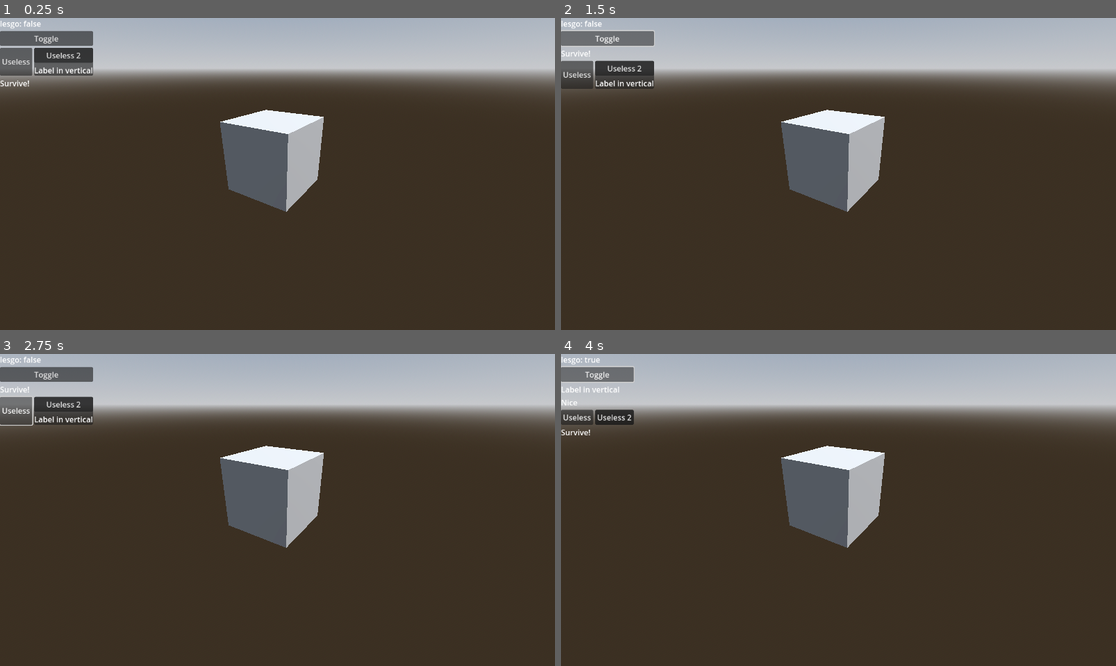
Above: before the commit, frames 1-4 (two rows, left to right).
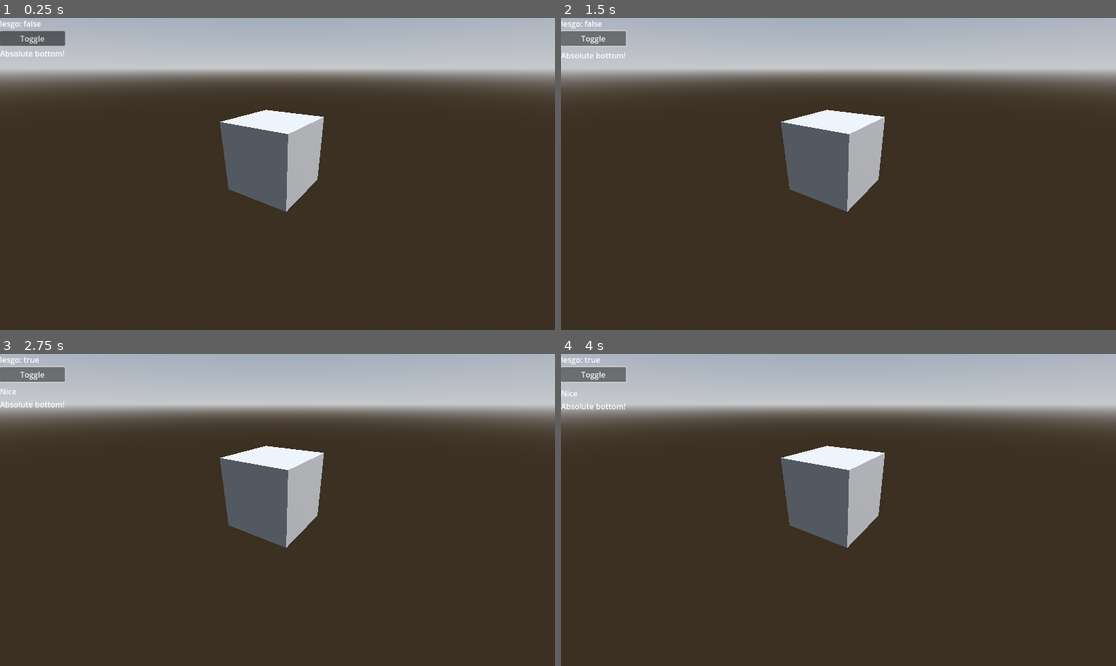
Above: after the commit, the same moments.

Repository: VojtaStruhar/godot-gdgui
Game: Godot game, scene res://test_world.tscn
Two runs of this game, one before a commit and one after it. Both use one fixed random seed, a clock stepped at 60 frames per second and the inputs below. The project has no main scene, so this scene is started directly.
Inputs:
- Up to frame 1 (0.25 s): no input
- Up to frame 2 (1.5 s): click "Toggle" at 0.5 s; click "Toggle" at 1.25 s
- Up to frame 3 (2.75 s): click "Useless" (after the commit: "Toggle") at 2 s
- Up to frame 4 (4 s): click "Useless 2" (after the commit: "Toggle") at 2.75 s; click "Toggle" at 3.5 s

The runs differ from the first frame. In frame 1, 1.8% of the frame differs, in the area x 0-17%, y 4-23%; in frame 2, 1.9%; in frame 3, 1.8%; in frame 4, 1.0%.

Commit message:
Added simple button and label test

Diff:
--- a/GDGui/gdgui.gd
+++ b/GDGui/gdgui.gd
@@ -19,6 +19,7 @@
 		_cleanup()
 
 	_call_count_stack = [0]
+	_layout_stack = []
 
 
 func _ready() -> void:
@@ -30,16 +31,15 @@
 	if current is Label:
 		current.text = text
 	else:
-		if current is Node:
-			print(_call_count_stack, " <-> Replacing ", current.name," (", current.get_class(), ") with a label")
-			current.queue_free()
+		if current != null:
+			print(_call_count_stack, "-> Replacing (", typeof(current), ") with a label")
+			_remove_current_element()
 		else:
 			print(_call_count_stack, " + Creating a label")
 
 		var l = Label.new()
 		l.text = text
 		_add_element(l)
-		_dom[_get_call_count()] = l
 
 	_increase_call_count()
 
@@ -51,17 +51,17 @@
 	if current is Button:
 		current.text = text
 	else:
-		if current is Node:
-			print(_call_count_stack, " <-> Replacing ", current.name, " (", current.get_class(), ") with a button")
-			current.queue_free()
-		else:
-			print(_call_count_stack, " + Creating a button")
+		if current != null:
+			print(_call_count_stack, "-> Replacing (", typeof(current), ") with a button")
+			_remove_current_element()
+		else:
+			print(_call_count_stack, " + Creating a button ")
+
 
 		var b = Button.new()
 		b.text = text
 		b.pressed.connect(func(): __button_presses[button_id] = true)
 		_add_element(b)
-		_dom[_get_call_count()] = b
 
 
 	_increase_call_count()
@@ -82,12 +82,20 @@
 		var h = HBoxContainer.new()
 		_add_element(h)
 		_layout_stack.push_back(h)
-		_dom[_get_call_count()] = h
-
-	_increase_call_count()
+
+	_increase_call_count()
+
+	var hopefully_dict = _get_current_element()
+	if not hopefully_dict is Dictionary:
+		_add_element({})
+
+	_call_count_stack.push_back(0)
 
 func end_horizontal() -> void:
 	var h = _layout_stack.pop_back()
+	_call_count_stack.pop_back()
+	_increase_call_count()
+
 	if not h is HBoxContainer:
 		printerr("[GDGui] Called end_horizontal, but the topmost layout wasn't a HBoxContainer: ", h)
 
@@ -106,7 +114,6 @@
 		var v = VBoxContainer.new()
 		_add_element(v)
 		_layout_stack.push_back(v)
-		_dom[_get_call_count()] = v
 
 	_increase_call_count()
 
@@ -131,7 +138,6 @@
 		var p = PanelContainer.new()
 		_add_element(p)
 		_layout_stack.push_back(p)
-		_dom[_get_call_count()] = p
 
 	_increase_call_count()
 
@@ -142,20 +148,35 @@
 		printerr("[GDGui] Called end_panel, but the topmost layout wasn't a PanelContainer: ", p)
 
 
-func _add_element(e: Control) -> void:
-	_get_parent_layout().add_child(e)
+func _add_element(e: Variant) -> void:
+	if e is Control:
+		_get_parent_layout().add_child(e)
+
+	var destination = _dom
+	for cc in _call_count_stack.slice(0, _call_count_stack.size() - 1):
+		destination = destination[cc]
+
+	destination[_call_count_stack[-1]] = e
 
 
 # Reads the element for this call_count from the dom
 func _get_current_element():
-	var element = _dom
-	for cc in _call_count_stack:
-		if cc not in element:
+	var subtree = _dom
+	for cc in _call_count_stack.slice(0, _call_count_stack.size() - 1):
+		if cc not in subtree:
 			return null
-		element = _dom[cc]
-	# Dont return freed object, etc
-	if not is_instance_valid(element):
+		if not subtree[cc] is Dictionary:
+			return null
+		subtree = subtree[cc]
+
+	var cc = _call_count_stack[-1]
+	if cc not in subtree:
 		return null
+
+	var element = subtree[cc]
+	if element is Control and not is_instance_valid(element):
+		return null
+
 	return element
 
 
@@ -178,17 +199,38 @@
 		var current = _get_current_element()
 
 		if current != null:
-			print(_call_count_stack, " Deleting ", current)
-			if current is Node:
-				current.queue_free()
-
-			var el = _dom
-			for cc in _call_count_stack.slice(0, _call_count_stack.size() - 1):
-				if cc in el:
-					el = el[cc]
-				else: print(cc, " as in ", _call_count_stack, " not found in ", el, ", (dom): ", _dom)
-			el[_call_count_stack[-1]] = null
-
+			print(_call_count_stack, " Cleanup: Deleting ", current)
+			_remove_current_element()
 			_increase_call_count()
 		else:
 			_call_count_stack.pop_back()
+
+
+func _remove_current_element() -> void:
+	var subtree = _dom
+	for cc in _call_count_stack.slice(0, _call_count_stack.size() - 1):
+		if cc not in subtree:
+			printerr("removing ", _call_count_stack, " failed. ", _dom)
+			return
+		if not subtree[cc] is Dictionary:
+			printerr("removing ", _call_count_stack, " failed. ", _dom)
+			return
+
+		subtree = subtree[cc]
+
+	var cc = _call_count_stack[-1]
+	if cc not in subtree:
+		printerr("removing ", _call_count_stack, " failed. ", _dom)
+		return
+
+	var element = subtree[cc]
+	if element is Control:
+		element.queue_free()
+	else:
+		# Dictionary - destroy all its children too
+		for key in element:
+			_call_count_stack.push_back(key)
+			_remove_current_element()
+			_call_count_stack.pop_back()
+
+	subtree.erase(cc)
--- a/test_world.gd
+++ b/test_world.gd
@@ -4,28 +4,21 @@
 
 var lesgo = false
 
-func _process(_delta: float) -> void:
+
+func gui():
 	gdgui.label("lesgo: " + str(lesgo))
 
 	if gdgui.button("Toggle"):
 		lesgo = not lesgo
-
+		print("[toggle to ", lesgo, "]", gdgui._dom, "\n")
 
 	if lesgo:
 		gdgui.label("Nice")
 
 	gdgui.begin_horizontal()
-
-	gdgui.button("Useless")
-
-	gdgui.begin_panel()
-	gdgui.begin_vertical()
-	gdgui.button("Useless 2")
-	gdgui.label("Label in vertical")
-	gdgui.end_vertical()
-	gdgui.end_panel()
-
+	gdgui.label("Absolute bottom!")
 	gdgui.end_horizontal()
 
-
-	gdgui.label("Survive!")
+func _process(_delta: float) -> void:
+	gui()
+	pass
